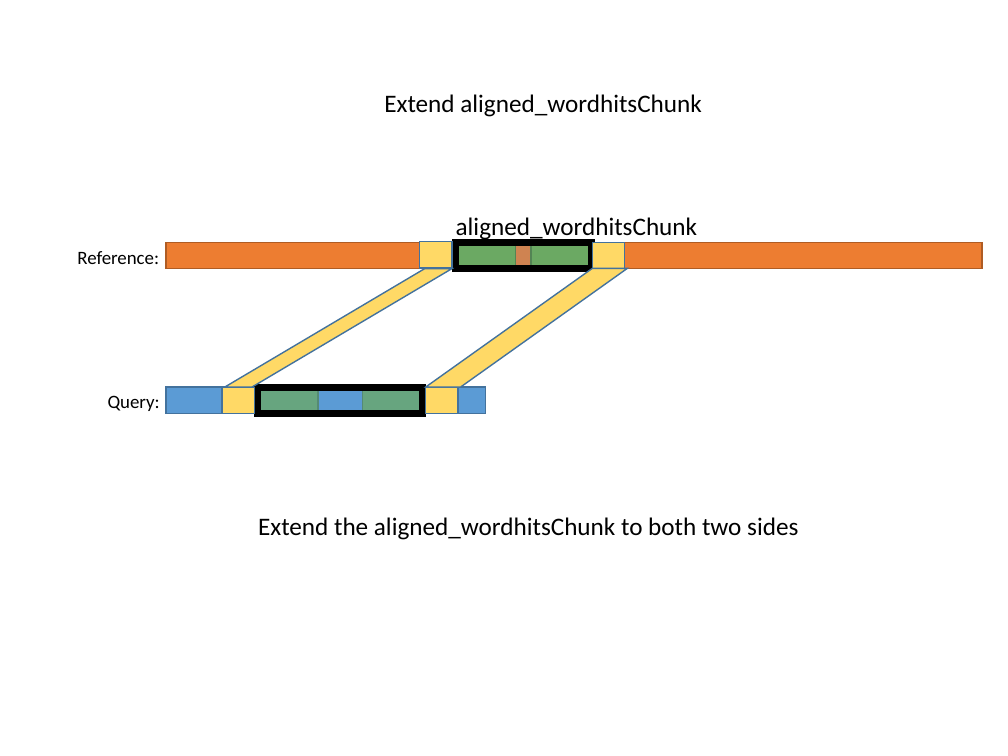
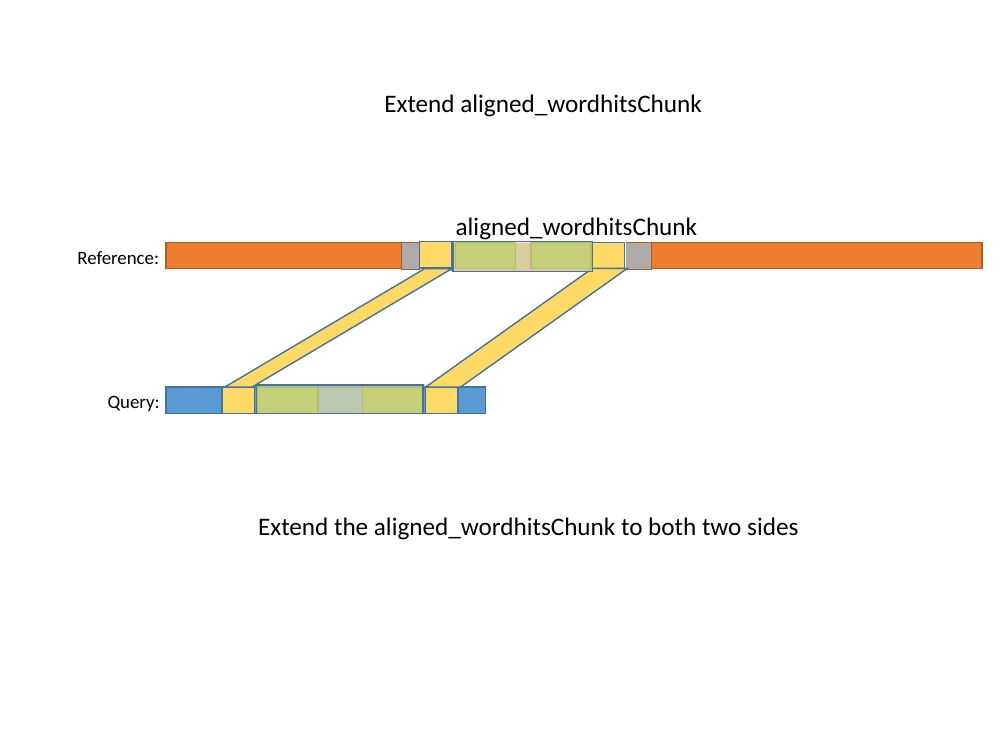
Before and after one commit to ganyfml/olegosa2, a slide deck: slide 8 of doc/Olego_SA.pptx. Drawn at 1008x756 pixels with LibreOffice and Linux fonts; fonts in the diff are those of the drawing. Boxes give left, top, right and bottom in pixels: in the first picture for what was removed or moved away, otherwise in the second. Text is boxed around its words. In the diff, an @@ line names an element or a change of style, - is before the commit and + after.

```diff
--- a/doc/Olego_SA.pptx
+++ b/doc/Olego_SA.pptx
@@ rectangle added at bbox=[401, 243, 651, 269], fill #AFABAB, outline #AF5C24 1 pt @@
@@ rectangle added at bbox=[420, 242, 625, 271], fill #A5A5A5, outline #FFFFFF 1.5 pt @@
@@ rectangle at bbox=[453, 241, 592, 271]: fill #5B9BD5 at 20% opacity to #FFE699 at 60% opacity; outline #000000 5 pt to #43739E 1 pt @@
@@ rectangle at bbox=[256, 385, 422, 413]: fill #5B9BD5 at 40% opacity to #FFE699 at 60% opacity; outline #000000 5 pt to #43739E 1 pt @@
```
Also in this commit, not shown: 6 other slides changed.
